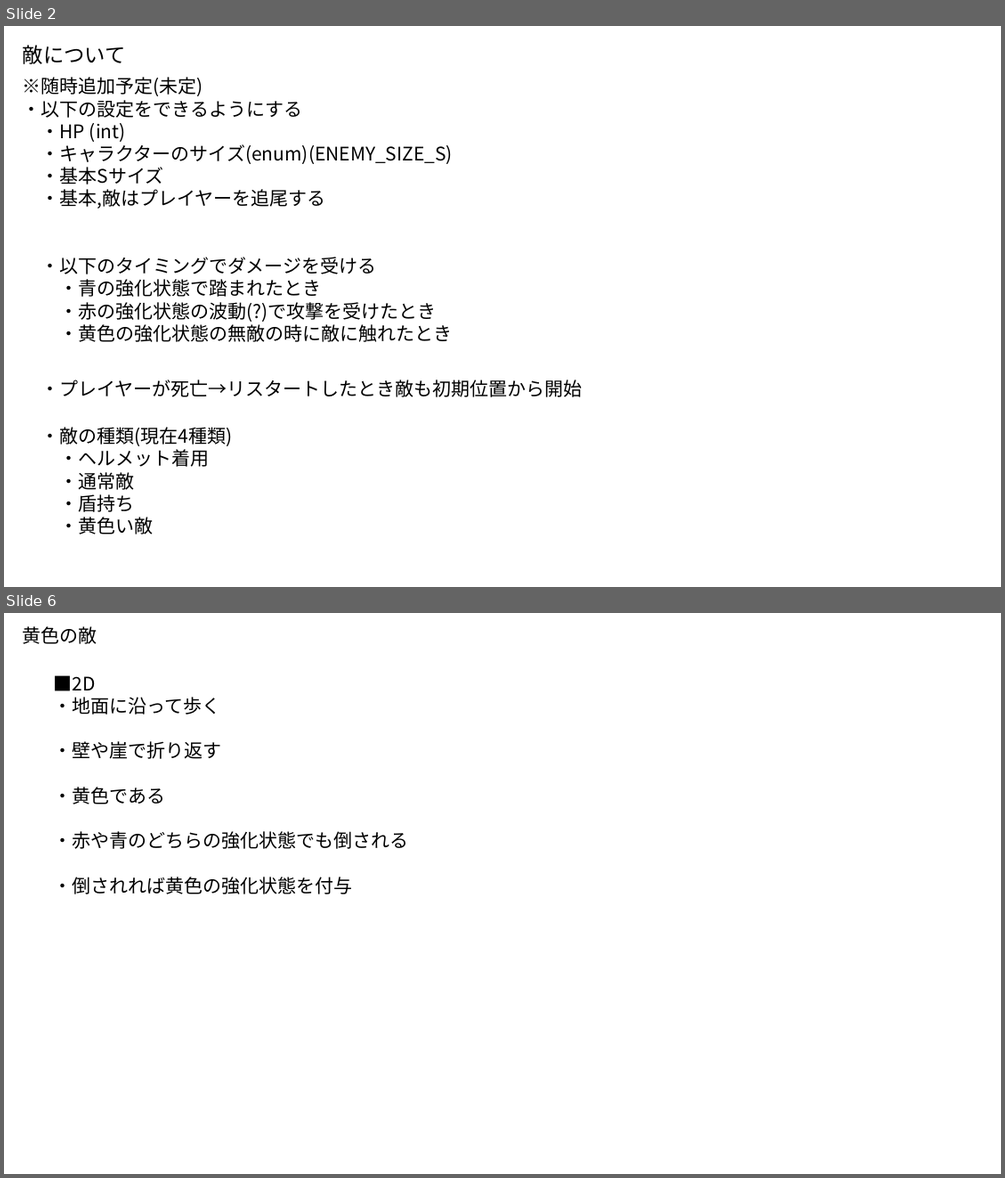
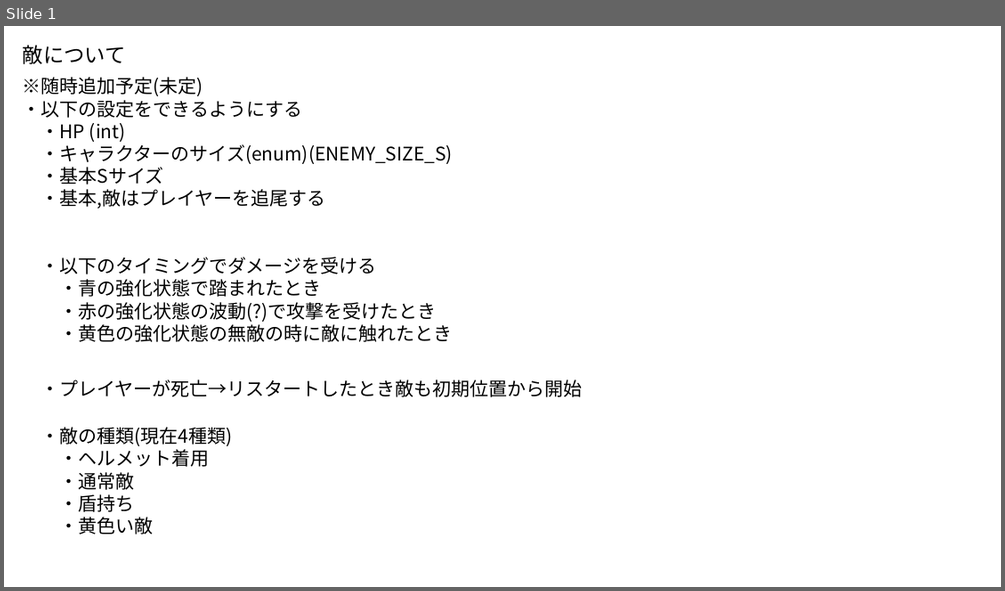
Before and after one commit to Akiyoshi-2/GameProbuctionPractice1, a slide deck: 仕様書/敵.pptx. Shown one above the other, each under a label of ours: slides 2 and 6 before the commit, slide 1 after it; the slides between them are not shown. The pictures are 1005x1178 and 1005x591 pixels, drawn with LibreOffice and Linux fonts; fonts in the diff are those of the drawing. Boxes give left, top, right and bottom in pixels: in the first picture for what was removed or moved away, otherwise in the second. Text is boxed around its words. In the diff, an @@ line names an element or a change of style, - is before the commit and + after.

```diff
--- a/仕様書/敵.pptx
+++ b/仕様書/敵.pptx
@@ slide 6 removed at (x1=4, y1=613, x2=1001, y2=1174), background #FFFFFF @@
@@ title removed at (x1=23, y1=626, x2=97, y2=644) @@
-黄色の敵
@@ text removed at (x1=54, y1=675, x2=409, y2=894) @@
-■2D
-・地面に沿って歩く
-・壁や崖で折り返す
-・黄色である
-・赤や青のどちらの強化状態でも倒される
-・倒されれば黄色の強化状態を付与
@@ what was slide 2 is now slide 1 @@
```
Also in this commit, not shown: 5 slides added, 4 other slides removed.
